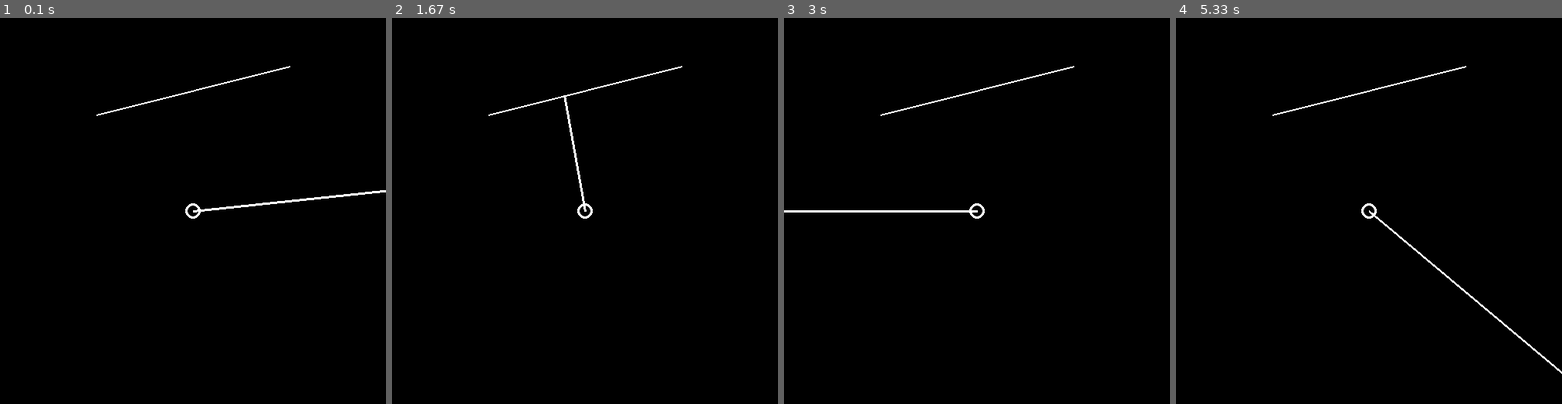
Above: before the commit, frames 1-4 (left to right).
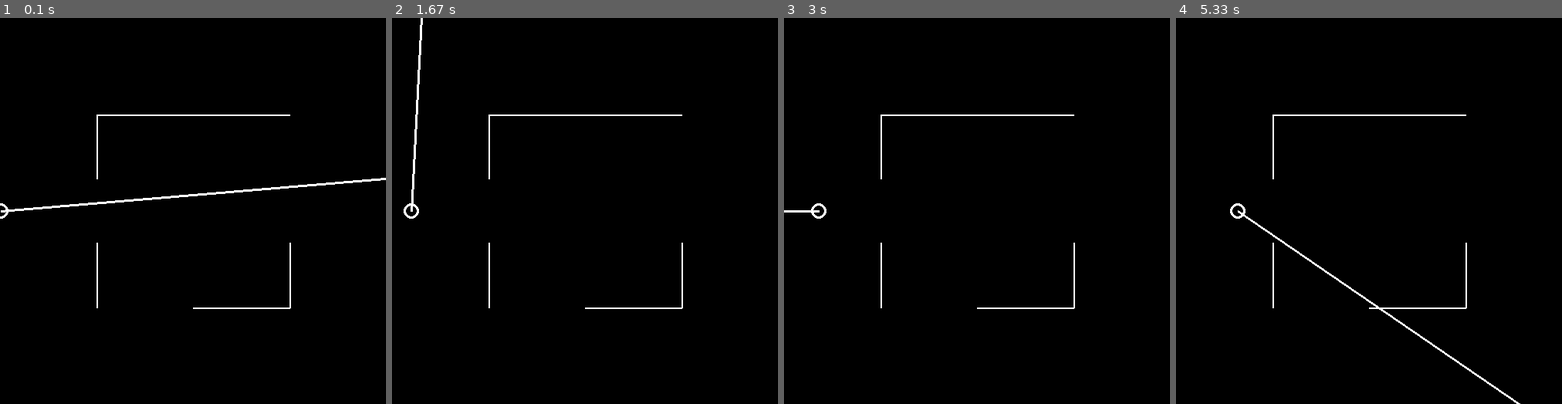
Above: after the commit, the same moments.

Repository: bruceamiller/Bulk-Coding-Store
Game: pygame game, started from Personal Projects/RayCollision.py
Two runs of this game, one before a commit and one after it. Both use one fixed random seed, a clock stepped at 60 frames per second and the inputs below.
Inputs:
- Up to frame 1 (0.1 s): no input
- Up to frame 2 (1.67 s): no input
- Up to frame 3 (3 s): no input
- Up to frame 4 (5.33 s): no input

The runs differ from the first frame. In frame 1, 1.7% of the frame differs, in the area x 0-100%, y 12-76%; in frame 2, 1.3%; in frame 3, 1.1%; in frame 4, 1.5%.

Commit message:
Update RayCollision.py
It's a little buggy, but it totally works in all directions!

Diff:
--- a/Personal Projects/RayCollision.py
+++ b/Personal Projects/RayCollision.py
@@ -4,29 +4,41 @@
     screen.fill(pygame.Color('black'))
     pygame.draw.circle(screen, pygame.Color('white'), viewPoint, circleSize, 3)
     pygame.draw.line(screen, pygame.Color('white'), viewPoint, lineEndPoint, 3)
-    pygame.draw.line(screen, pygame.Color('white'), line1[0], line1[1], 2)
+    for line in lines:
+        pygame.draw.line(screen, pygame.Color('white'), line[0], line[1], 2)
     pygame.display.update()
 
 def detectCollisions(originalEndPoint):
-    line1_slope = -(line1[1][1] - line1[0][1]) / (line1[1][0] - line1[0][0])
-    line1_y_int = (line1[0][0] * line1_slope + (line1[0][1]))
-    try:
-        x = -(line1_y_int - y_intercept) / (slope - line1_slope) #What x matches both lines
-    except ZeroDivisionError:
-        return originalEndPoint
-    y = ((y_intercept * line1_slope) - (line1_y_int * slope)) / (line1_slope - slope) #What y matches both lines
-    print([x, y], [line1_slope, line1_y_int], [slope, y_intercept], sep="\n", end="\n\n")
-    if (y <= viewPoint[1] and y >= originalEndPoint[1]) and (x >= line1[0][0] and x <= line1[1][0]):
-        return [x, y]
-    else:
-        return originalEndPoint
+    for currentLine in lines:
+        if abs(currentLine[1][1] - currentLine[0][1]) <= abs(currentLine[1][0] - currentLine[0][0]): #If line is more horizontal than vertical, then we use y-intercept
+            currentLine_slope = -(currentLine[1][1] - currentLine[0][1]) / (currentLine[1][0] - currentLine[0][0])
+            currentLine_y_int = (currentLine[0][0] * currentLine_slope + (currentLine[0][1]))
+
+            x = -(currentLine_y_int - y_intercept) / (slope - currentLine_slope) #What x matches both lines
+            y = ((y_intercept * currentLine_slope) - (currentLine_y_int * slope)) / (currentLine_slope - slope) #What y matches both lines
+
+            if ((y <= viewPoint[1] and y >= originalEndPoint[1]) or (y >= viewPoint[1] and y <= originalEndPoint[1])) and (x >= currentLine[0][0] and x <= currentLine[1][0]): #y within view line range(y), and x within wall domain(x)
+                return [x, y]
+        elif abs(currentLine[1][1] - currentLine[0][1]) > abs(currentLine[1][0] - currentLine[0][0]):
+            slopeX = - 1 / slope
+            x_intercept = y_intercept / slope
+
+            currentLine_x_slope = -(currentLine[1][0] - currentLine[0][0]) / (currentLine[1][1] - currentLine[0][1])
+            currentLine_x_int = currentLine[1][0] - currentLine_x_slope / currentLine[1][1]
+
+            x = ((x_intercept * currentLine_x_slope) - (currentLine_x_int * slopeX)) / (currentLine_x_slope - slopeX)
+            y = (currentLine_x_int - x_intercept) / (slopeX - currentLine_x_slope)
+
+            if ((x <= viewPoint[0] and x >= originalEndPoint[0]) or (x >= viewPoint[0] and x <= originalEndPoint[0])) and (y >= currentLine[0][1] and y <= currentLine[1][1]):
+                return [x, y]
+    return originalEndPoint
 
 pygame.init()
 
 framerate = 60
 clock = pygame.time.Clock()
 
-rotateSpeed = framerate // 60
+rotateSpeed = 1
 
 # Make a centerpoint, with a rotating ray,
 # that ends when it has collision with an object.
@@ -35,7 +47,7 @@
 WIDTH = 500
 circleSize = 10
 
-viewPoint = [WIDTH // 2, HEIGHT // 2]
+viewPoint = [0, HEIGHT // 2]
 
 screen = pygame.display.set_mode((WIDTH, HEIGHT))
 pygame.display.set_caption('Ray Collision')
@@ -43,8 +55,11 @@
 lineEndPoint = [0, 0]
 viewDistance = WIDTH * 2
 
-line1 = [[WIDTH // 4, HEIGHT // 4], [WIDTH * 3 // 4, HEIGHT // 8]]
-#line1 = [[WIDTH // 4, HEIGHT // 4], [WIDTH // 4, HEIGHT * 3 // 4]]
+#lines = [[[WIDTH // 4, HEIGHT // 4], [WIDTH * 3 // 4, HEIGHT // 4]], [[WIDTH // 4, HEIGHT // 4], [WIDTH // 4, HEIGHT * 3 // 4]], [[WIDTH // 4, HEIGHT * 3 // 4], [WIDTH * 3 // 4, HEIGHT * 3 // 4]]]
+lines = [[[WIDTH // 4, HEIGHT // 4], [WIDTH // 4, HEIGHT * 5 // 12]], [[WIDTH // 4, HEIGHT * 7 // 12], [WIDTH // 4, HEIGHT * 3 // 4]], [[WIDTH * 3 // 4, HEIGHT * 7 // 12], [WIDTH * 3 // 4, HEIGHT * 3 // 4]],
+         [[WIDTH // 4, HEIGHT // 4], [WIDTH * 3 // 4, HEIGHT // 4]], [[WIDTH // 2, HEIGHT * 3 // 4], [WIDTH * 3 // 4, HEIGHT * 3 // 4]]]
+#lines = [[[WIDTH // 4, HEIGHT // 4], [WIDTH // 4, HEIGHT * 5 // 12]],[[WIDTH // 4, HEIGHT * 3 // 4], [WIDTH * 3 // 4, HEIGHT * 3 // 4]]]
+
 
 angle = 0
 while True:
@@ -60,7 +75,7 @@
     lineEndPoint[1] = viewDistance * math.cos(math.radians(angle) + math.pi / 2) + WIDTH // 2
     slope = 1 / -math.tan(math.radians(angle) + math.pi / 2)
     y_intercept = (viewPoint[0] * slope + viewPoint[1])
-    viewPoint[0] += 0
+    viewPoint[0] += 0.25
 
     lineEndPoint = detectCollisions(lineEndPoint)
 
